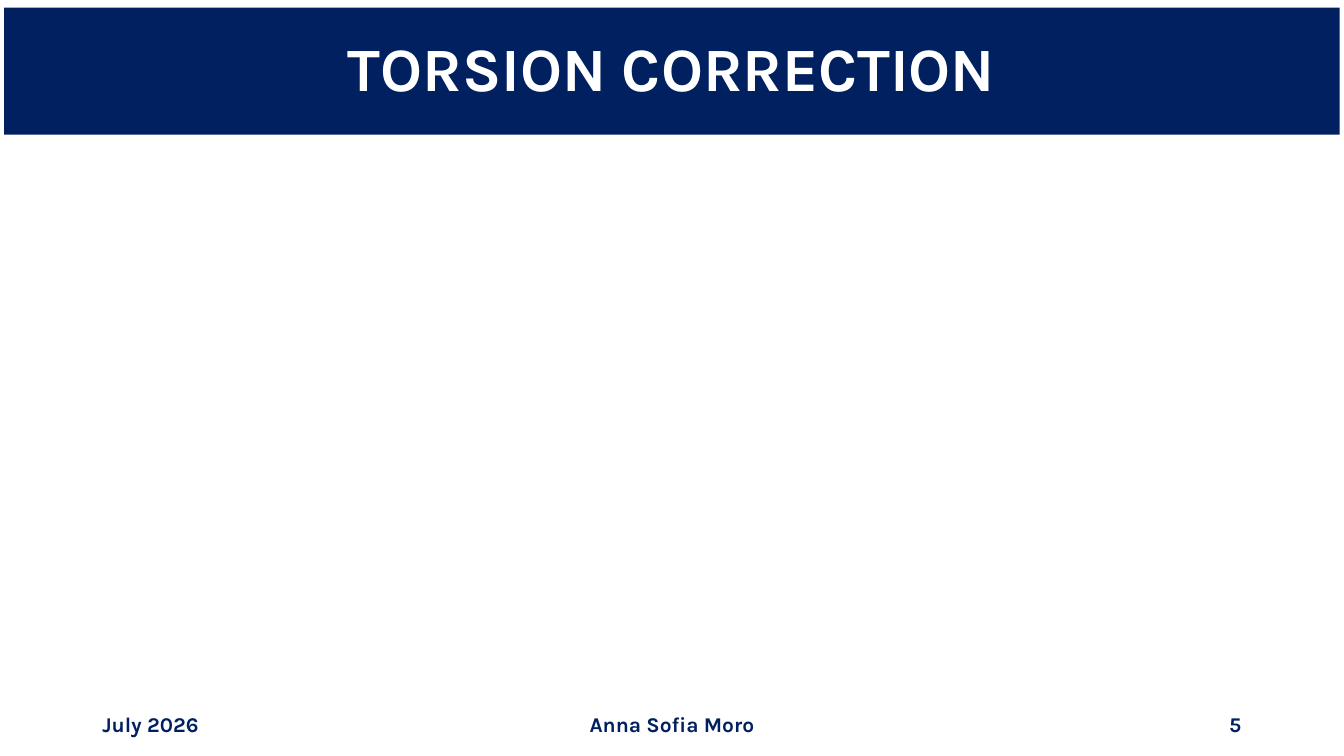
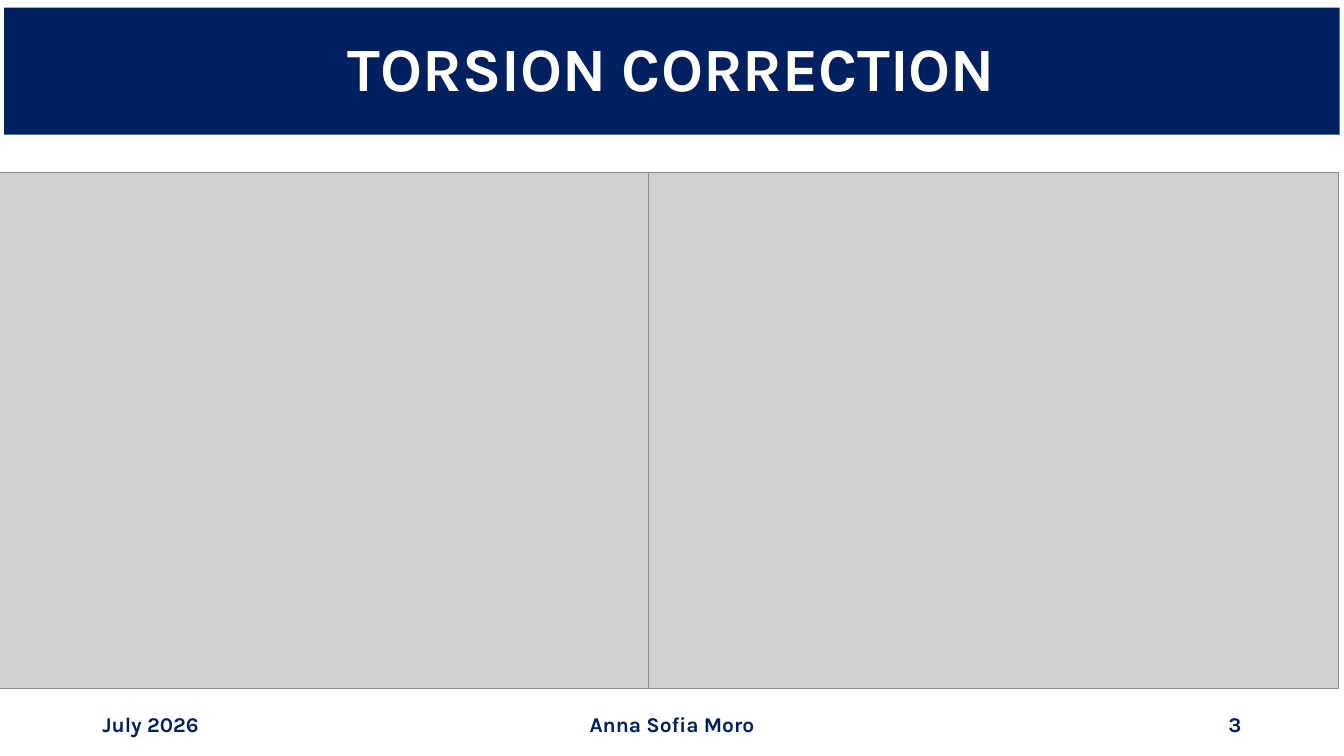
Before and after one commit to annaasofia/tesi, a slide deck: slide 3 of slides/week3.pptx (slide 5 before the commit). Drawn at 1344x756 pixels with LibreOffice and Linux fonts; fonts in the diff are those of the drawing; grey boxes stand for pictures. Boxes give left, top, right and bottom in pixels: in the first picture for what was removed or moved away, otherwise in the second. Text is boxed around its words. In the diff, an @@ line names an element or a change of style, - is before the commit and + after.

```diff
--- a/slides/week3.pptx
+++ b/slides/week3.pptx
@@ picture added at [0,173,691,690] @@
@@ picture added at [648,173,1339,690] @@
@@ page number at [1228,718,1241,733]: text changed @@
-5
+3
```
Also in this commit, not shown: 2 other slides changed, 1 other file.
